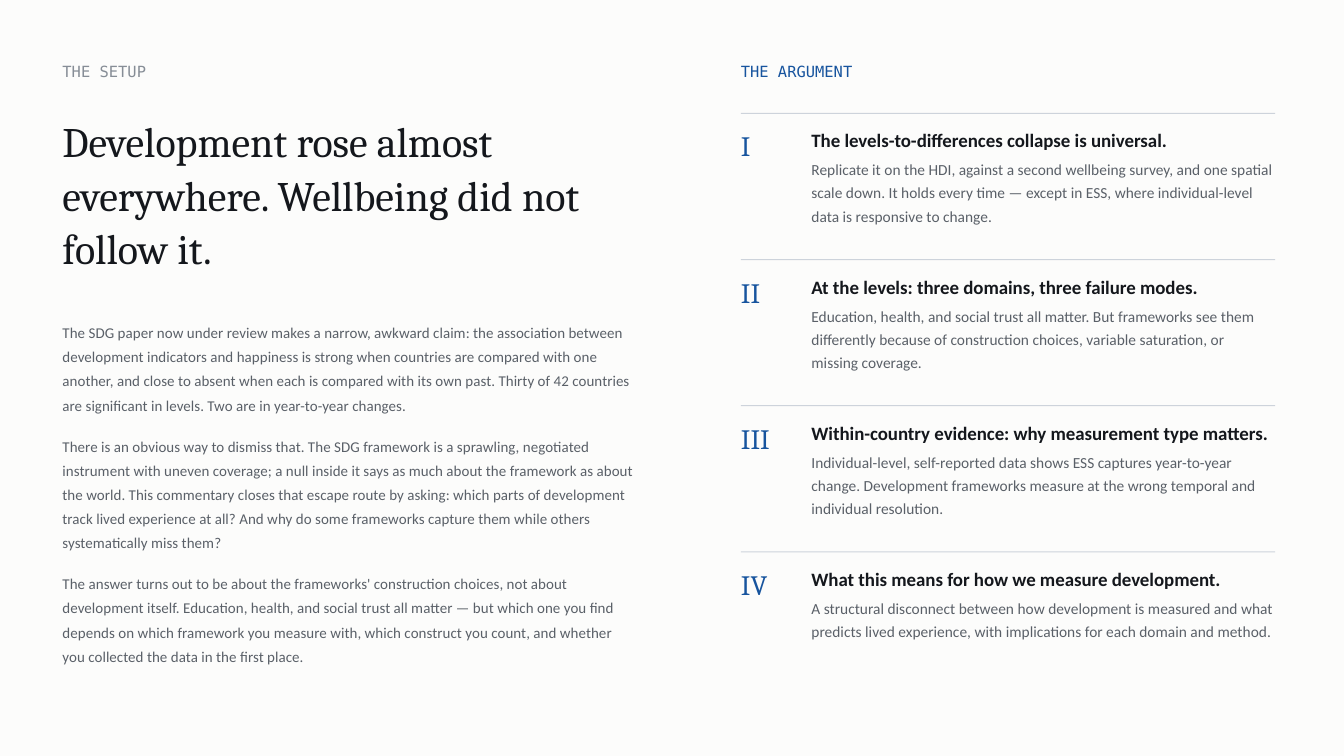
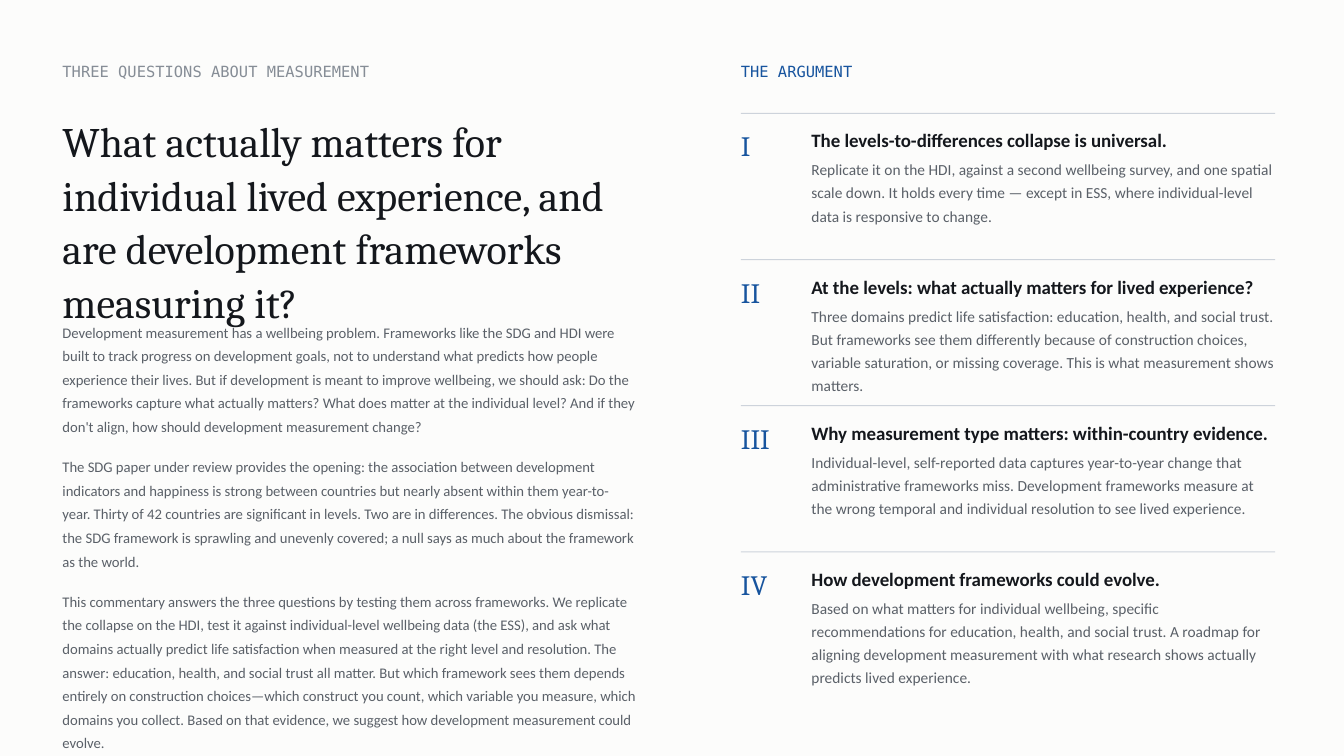
Before and after one commit to cwejnert/HDI-Happiness, a slide deck: slide 2 of deck/Measured_Where_It_Varies.pptx. Drawn at 1344x756 pixels with LibreOffice and Linux fonts; fonts in the diff are those of the drawing. Boxes give left, top, right and bottom in pixels: in the first picture for what was removed or moved away, otherwise in the second. Text is boxed around its words. In the diff, an @@ line names an element or a change of style, - is before the commit and + after.

```diff
--- a/deck/Measured_Where_It_Varies.pptx
+++ b/deck/Measured_Where_It_Varies.pptx
@@ text at (62, 65, 369, 79): text changed @@
-THE SETUP
+THREE QUESTIONS ABOUT MEASUREMENT
@@ text at (62, 127, 604, 328): text changed @@
-Development rose almost everywhere. Wellbeing did not follow it.
+What actually matters for individual lived experience, and are development frameworks measuring it?
@@ text at (811, 280, 1274, 391): text changed @@
-At the levels: three domains, three failure modes.
-Education, health, and social trust all matter. But frameworks see them differently because of construction choices, variable saturation, or missing coverage.
+At the levels: what actually matters for lived experience?
+Three domains predict life satisfaction: education, health, and social trust. But frameworks see them differently because of construction choices, variable saturation, or missing coverage. This is what measurement shows matters.
@@ text at (62, 325, 635, 748): text changed; size 10.8 to 10.5 pt @@
-The SDG paper now under review makes a narrow, awkward claim: the association between development indicators and happiness is strong when countries are compared with one another, and close to absent when each is compared with its own past. Thirty of 42 countries are significant in levels. Two are in year-to-year changes.
-There is an obvious way to dismiss that. The SDG framework is a sprawling, negotiated instrument with uneven coverage; a null inside it says as much about the framework as about the world. This commentary closes that escape route by asking: which parts of development track lived experience at all? And why do some frameworks capture them while others systematically miss them?
-The answer turns out to be about the frameworks' construction choices, not about development itself. Education, health, and social trust all matter — but which one you find depends on which framework you measure with, which construct you count, and whether you collected the data in the first place.
+Development measurement has a wellbeing problem. Frameworks like the SDG and HDI were built to track progress on development goals, not to understand what predicts how people experience their lives. But if development is meant to improve wellbeing, we should ask: Do the frameworks capture what actually matters? What does matter at the individual level? And if they don't align, how should development measurement change?
+The SDG paper under review provides the opening: the association between development indicators and happiness is strong between countries but nearly absent within them year-to-year. Thirty of 42 countries are significant in levels. Two are in differences. The obvious dismissal: the SDG framework is sprawling and unevenly covered; a null says as much about the framework as the world.
+This commentary answers the three questions by testing them across frameworks. We replicate the collapse on the HDI, test it against individual-level wellbeing data (the ESS), and ask what domains actually predict life satisfaction when measured at the right level and resolution. The answer: education, health, and social trust all matter. But which framework sees them depends entirely on construction choices—which construct you count, which variable you measure, which domains you collect. Based on that evidence, we suggest how development measurement could evolve.
@@ text at (811, 426, 1268, 517): text changed @@
-Within-country evidence: why measurement type matters.
-Individual-level, self-reported data shows ESS captures year-to-year change. Development frameworks measure at the wrong temporal and individual resolution.
+Why measurement type matters: within-country evidence.
+Individual-level, self-reported data captures year-to-year change that administrative frameworks miss. Development frameworks measure at the wrong temporal and individual resolution to see lived experience.
@@ text at (811, 572, 1261, 686): text changed @@
-What this means for how we measure development.
-A structural disconnect between how development is measured and what predicts lived experience, with implications for each domain and method.
+How development frameworks could evolve.
+Based on what matters for individual wellbeing, specific recommendations for education, health, and social trust. A roadmap for aligning development measurement with what research shows actually predicts lived experience.
```
Also in this commit, not shown: 4 other slides changed, 1 other file.
